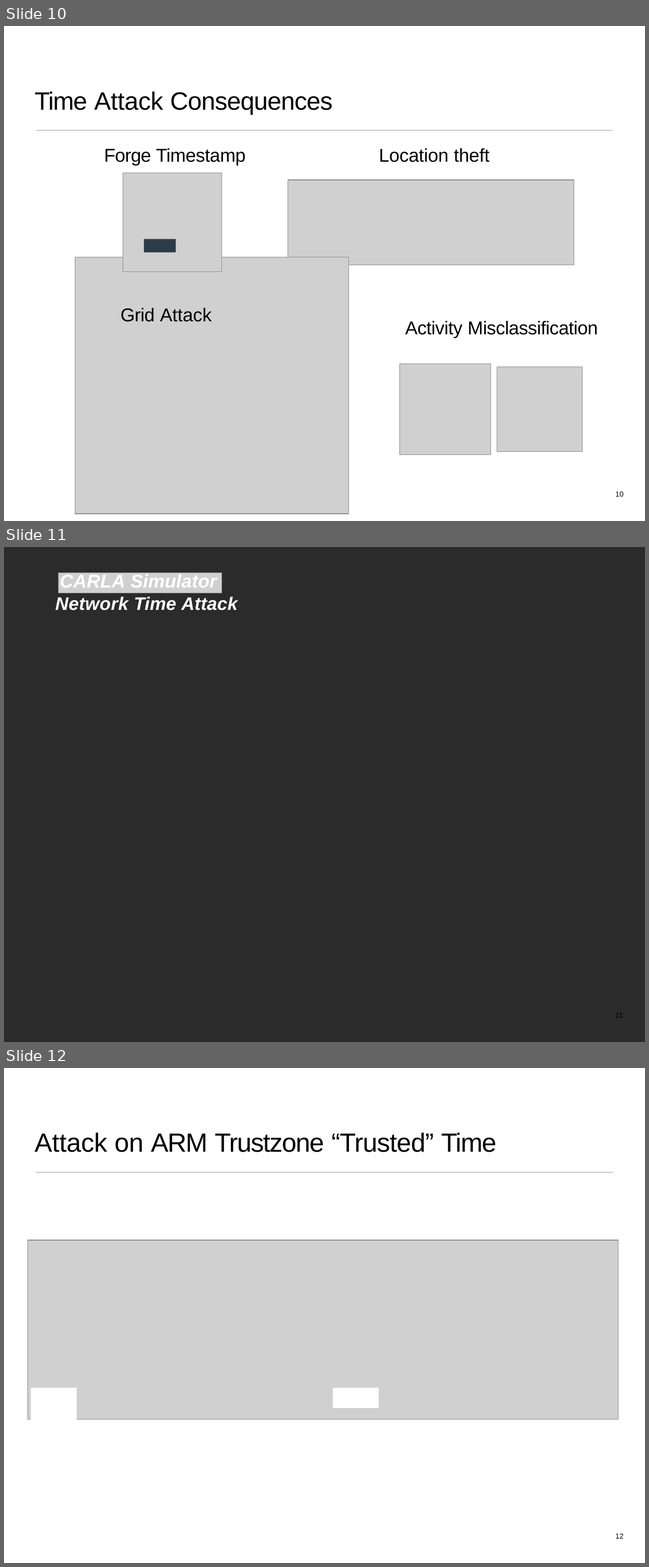
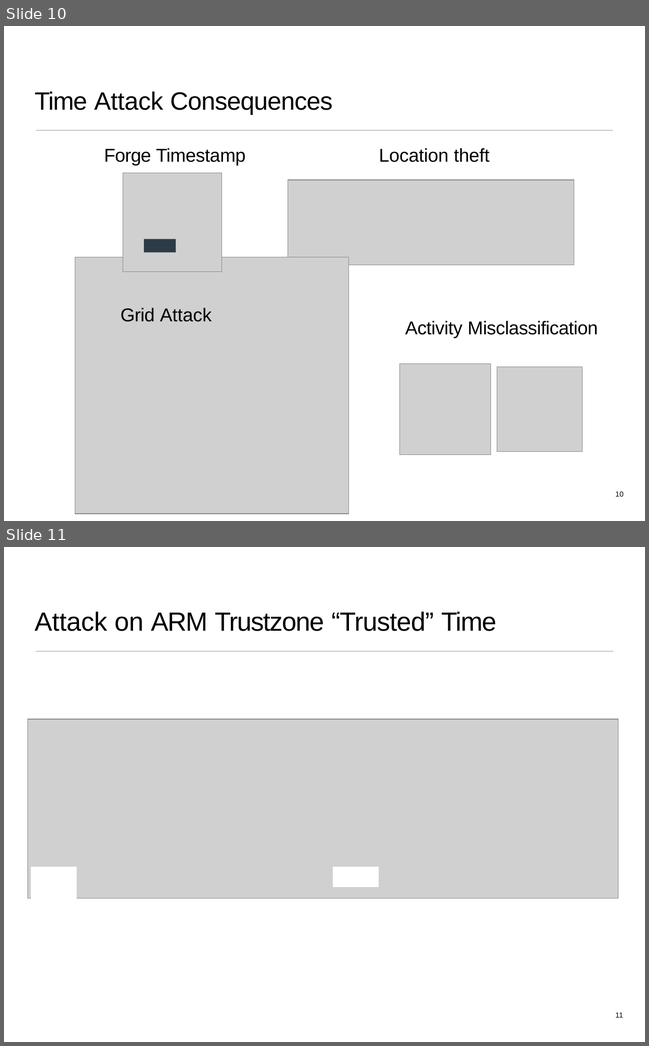
Before and after one commit to SiwaNetwork/QUANTUM, a slide deck: Time-Card/ДОКУМЕНТЫ/МАТЕРИАЛ СТАТЬИ/Time Security-OCP-TAP-2023.pptx. Shown one above the other, each under a label of ours: slides 10, 11 and 12 before the commit, slides 10 and 11 after it. The pictures are 649x1567 and 649x1046 pixels, drawn with LibreOffice and Linux fonts; fonts in the diff are those of the drawing; grey boxes stand for pictures; background and template pictures are left out; a plain dark background stands for a picture behind light text. Boxes give left, top, right and bottom in pixels: in the first picture for what was removed or moved away, otherwise in the second. Text is boxed around its words. In the diff, an @@ line names an element or a change of style, - is before the commit and + after.

```diff
--- a/Time-Card/ДОКУМЕНТЫ/МАТЕРИАЛ СТАТЬИ/Time Security-OCP-TAP-2023.pptx
+++ b/Time-Card/ДОКУМЕНТЫ/МАТЕРИАЛ СТАТЬИ/Time Security-OCP-TAP-2023.pptx
@@ slide 11 removed at box(4, 547, 645, 1042), background picture (left out) @@
@@ title removed at box(55, 574, 237, 610) @@
-CARLA Simulator
-Network Time Attack
@@ picture removed at box(58, 572, 222, 593) @@
@@ page number removed at box(615, 1017, 623, 1018) @@
-11
@@ what was slide 12 is now slide 11 @@
@@ page number at box(615, 1012, 623, 1018): text changed @@
-12
+11
```
Also in this commit, not shown: 5 other files.
